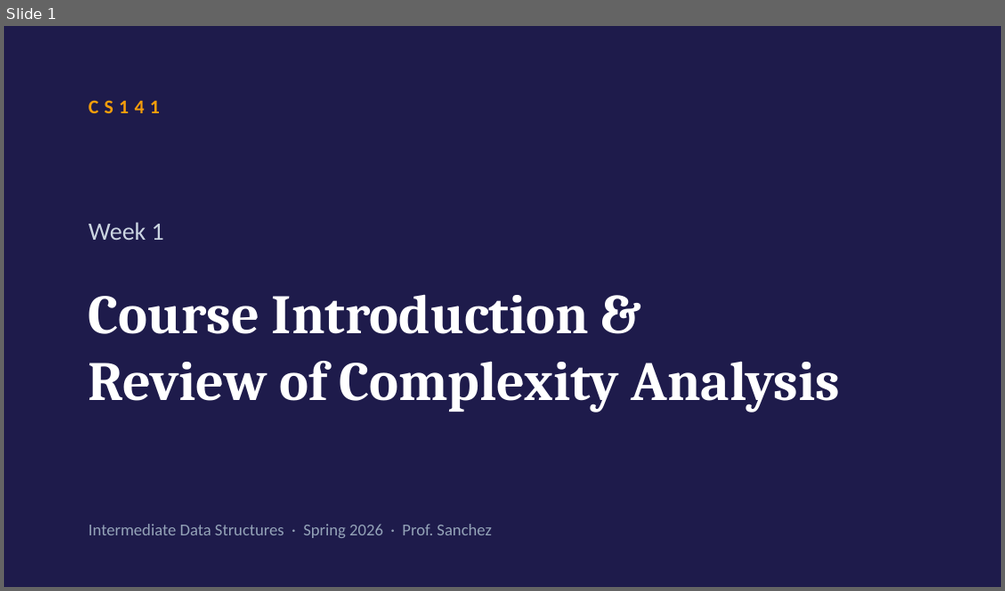
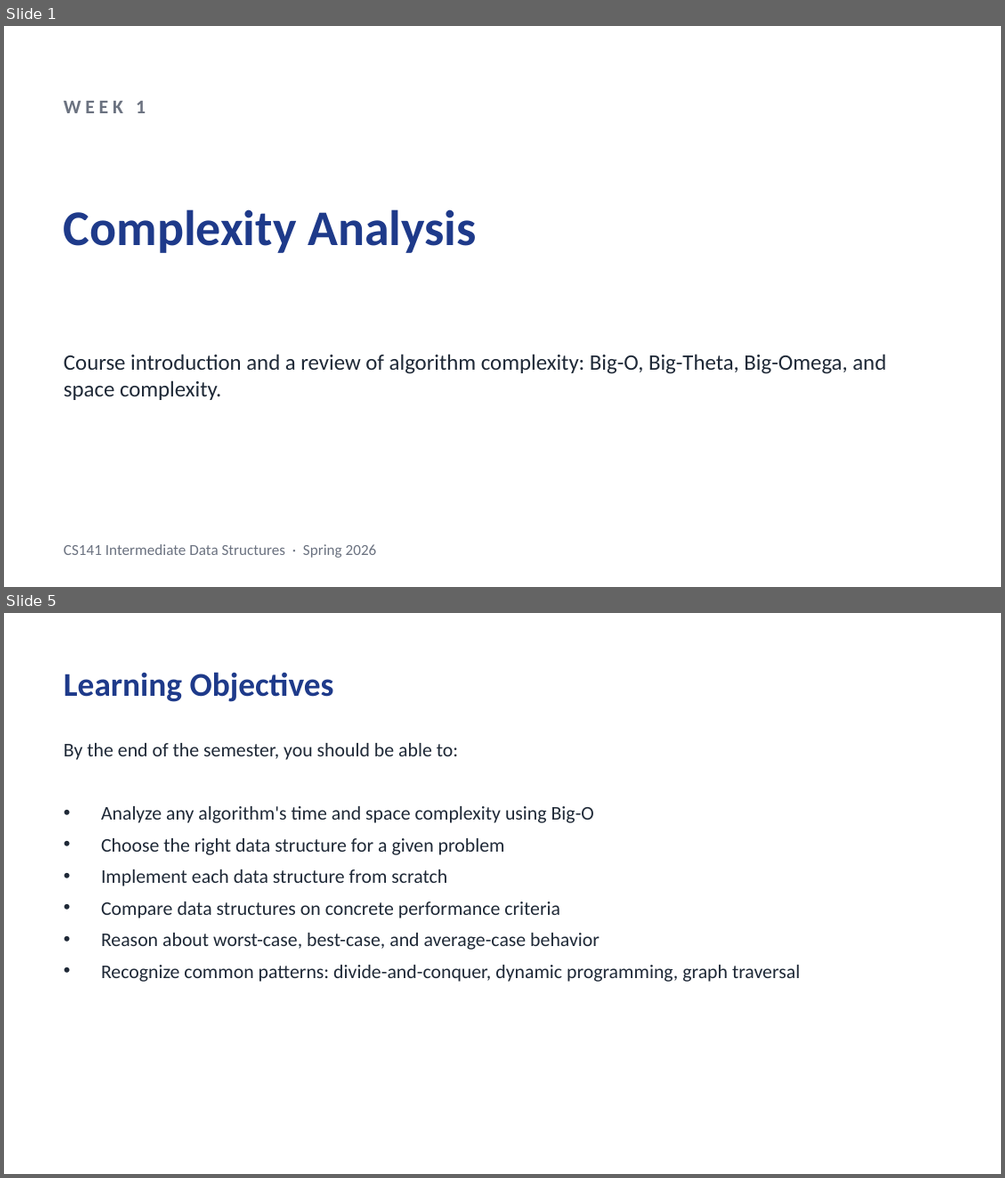
Before and after one commit to anishkancherla/stitch, a slide deck: samples/lectures/Week1_ComplexityAnalysis.pptx. Shown one above the other, each under a label of ours: slide 1 before the commit, slides 1 and 5 after it; the slides between them are not shown. The pictures are 1005x591 and 1005x1178 pixels, drawn with LibreOffice and Linux fonts; fonts in the diff are those of the drawing. Boxes give left, top, right and bottom in pixels: in the first picture for what was removed or moved away, otherwise in the second. Text is boxed around its words. In the diff, an @@ line names an element or a change of style, - is before the commit and + after.

```diff
--- a/samples/lectures/Week1_ComplexityAnalysis.pptx
+++ b/samples/lectures/Week1_ComplexityAnalysis.pptx
@@ slide 5 added at <box>4,613,1001,1174</box>, background #FFFFFF @@
@@ text added at <box>64,672,334,702</box>, 24 pt, text #1E3A8A, bold @@
+Learning Objectives
@@ text added at <box>64,743,800,981</box>, 14 pt, text #1F2937 @@
+By the end of the semester, you should be able to:
+• Analyze any algorithm's time and space complexity using Big-O
+• Choose the right data structure for a given problem
+• Implement each data structure from scratch
+• Compare data structures on concrete performance criteria
+• Reason about worst-case, best-case, and average-case behavior
+• Recognize common patterns: divide-and-conquer, dynamic programming, graph traversal
@@ slide 1 changed as well @@
@@ background #1E1B4B to #FFFFFF @@
@@ text at <box>64,101,146,113</box>: text changed; size 18 to 14 pt; text colour #CBD5E1 to #6B7280; bold on @@
-Week 1
+WEEK 1
@@ text removed at <box>89,100,160,113</box> @@
-CS141
@@ text added at <box>64,209,477,253</box>, 36 pt, text #1E3A8A, bold @@
+Complexity Analysis
@@ text at <box>64,354,886,400</box>: text changed; size 40 to 16 pt; font Cambria to Calibri; text colour #FFFFFF to #1F2937; bold off @@
-Course Introduction &
-Review of Complexity Analysis
+Course introduction and a review of algorithm complexity: Big-O, Big-Theta, Big-Omega, and space complexity.
@@ text at <box>64,544,377,557</box>: text changed; size 12 to 11 pt; text colour #94A3B8 to #6B7280 @@
-Intermediate Data Structures · Spring 2026 · Prof. Sanchez
+CS141 Intermediate Data Structures · Spring 2026
```
Also in this commit, not shown: 1 other slide changed, 27 other slides added, 10 slides removed, 26 other files.
